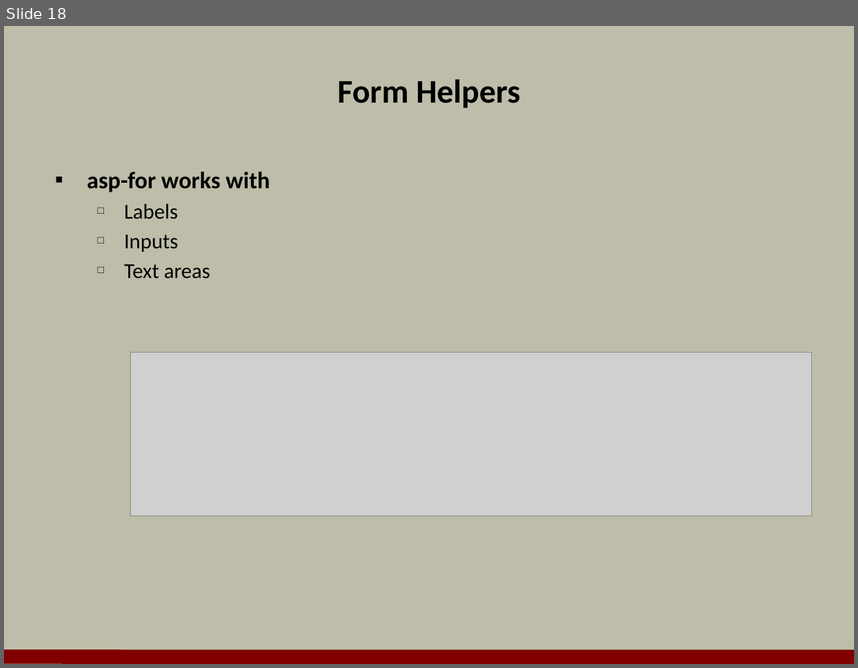
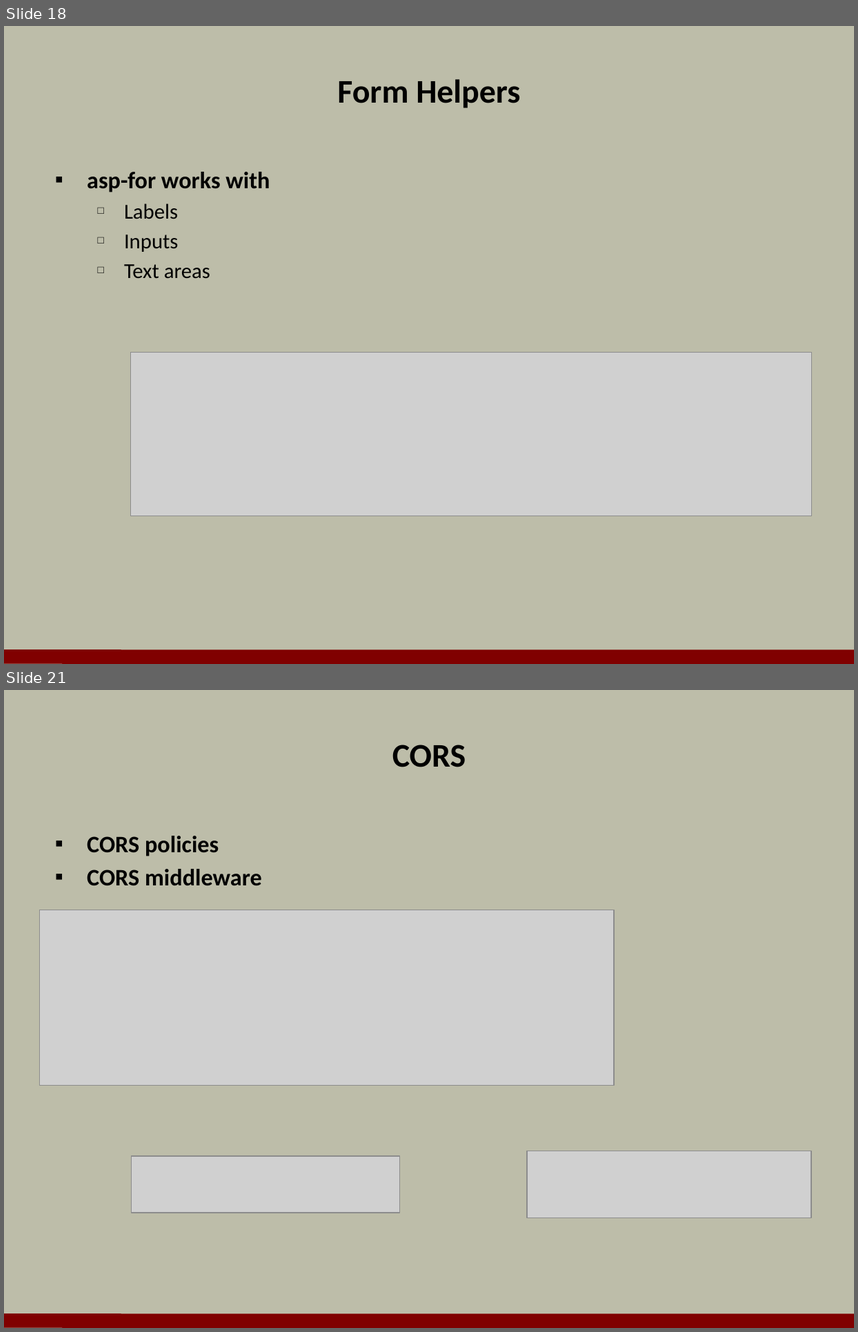
Before and after one commit to OdeToCode/classes, a slide deck: aspnet5/slides/a2_mvc6.pptx. Shown one above the other, each under a label of ours: slide 18 before the commit, slides 18 and 21 after it; the slides between them are not shown. The pictures are 858x668 and 858x1332 pixels, drawn with LibreOffice and Linux fonts; fonts in the diff are those of the drawing; grey boxes stand for pictures; background and template pictures are left out. Boxes give left, top, right and bottom in pixels: in the first picture for what was removed or moved away, otherwise in the second. Text is boxed around its words. In the diff, an @@ line names an element or a change of style, - is before the commit and + after.

```diff
--- a/aspnet5/slides/a2_mvc6.pptx
+++ b/aspnet5/slides/a2_mvc6.pptx
@@ slide 21 added at [4,690,854,1328], background #BDBDA9; not listed: 1 template element that a slide beside it also shows @@
@@ title added at [392,745,466,767], 28 pt, text #000000, bold @@
+CORS
@@ text added at [87,836,262,886], 20 pt, text #000000, bold @@
+▪ CORS policies
+▪ CORS middleware
@@ picture added at [40,909,615,1085] @@
@@ picture added at [132,1156,400,1213] @@
@@ picture added at [527,1151,811,1218] @@
```
Also in this commit, not shown: 3 slides changed, 2 other slides added, 5 slides removed, 3 other files.
